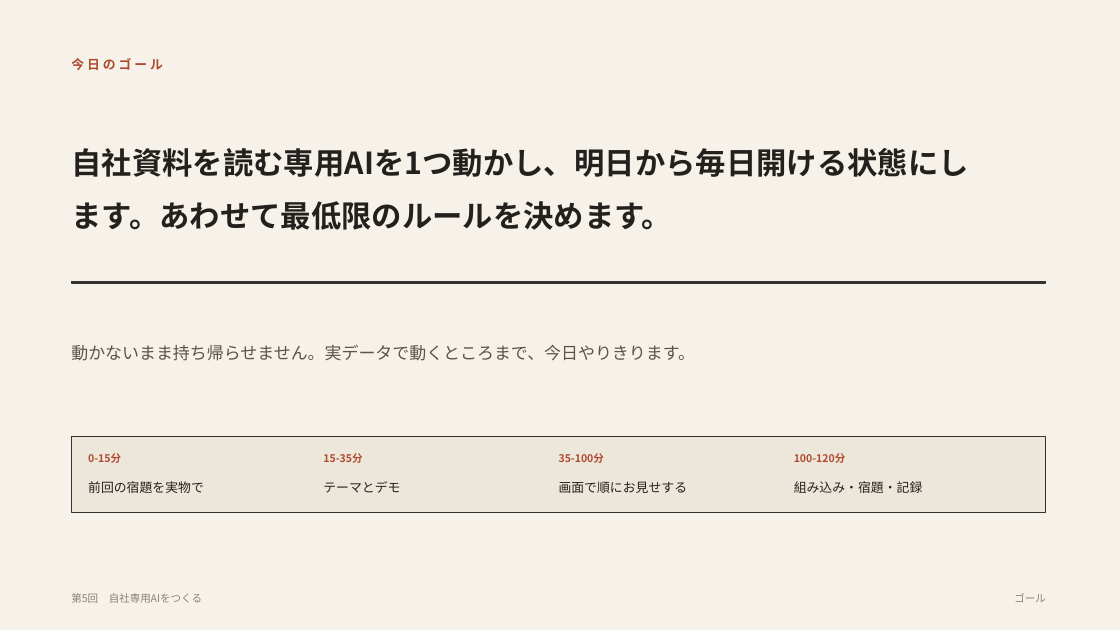
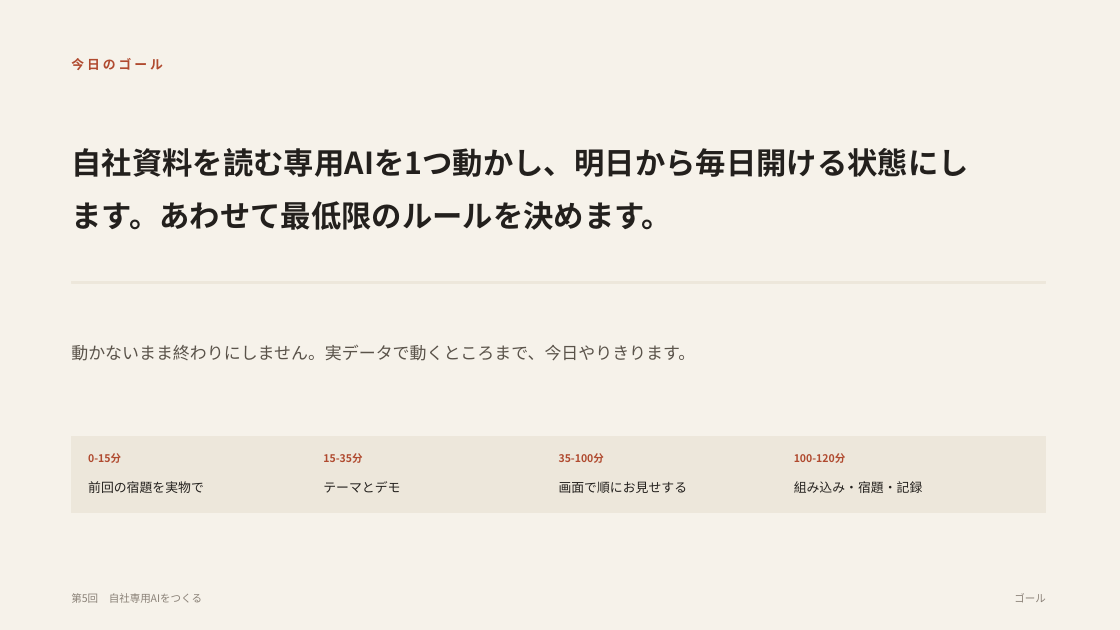
Before and after one commit to yusuke-aoki-bit/founders-ai-program, a slide deck: slide 3 of slides/pptx/第05回_自社専用AIをつくる.pptx. Drawn at 1120x630 pixels with LibreOffice and Linux fonts; fonts in the diff are those of the drawing. Boxes give left, top, right and bottom in pixels: in the first picture for what was removed or moved away, otherwise in the second. Text is boxed around its words. In the diff, an @@ line names an element or a change of style, - is before the commit and + after.

```diff
--- a/slides/pptx/第05回_自社専用AIをつくる.pptx
+++ b/slides/pptx/第05回_自社専用AIをつくる.pptx
@@ rectangle at (x1=71, y1=281, x2=1046, y2=283): outline #333333 1 pt to #EDE7DB 1 pt @@
@@ text at (x1=71, y1=345, x2=695, y2=361): text changed @@
-動かないまま持ち帰らせません。実データで動くところまで、今日やりきります。
+動かないまま終わりにしません。実データで動くところまで、今日やりきります。
@@ rectangle at (x1=71, y1=437, x2=1046, y2=513): outline #333333 1 pt to #EDE7DB 1 pt @@
```
Also in this commit, not shown: 9 other slides changed, 6 slides added, 4 slides removed, 17 other files.
